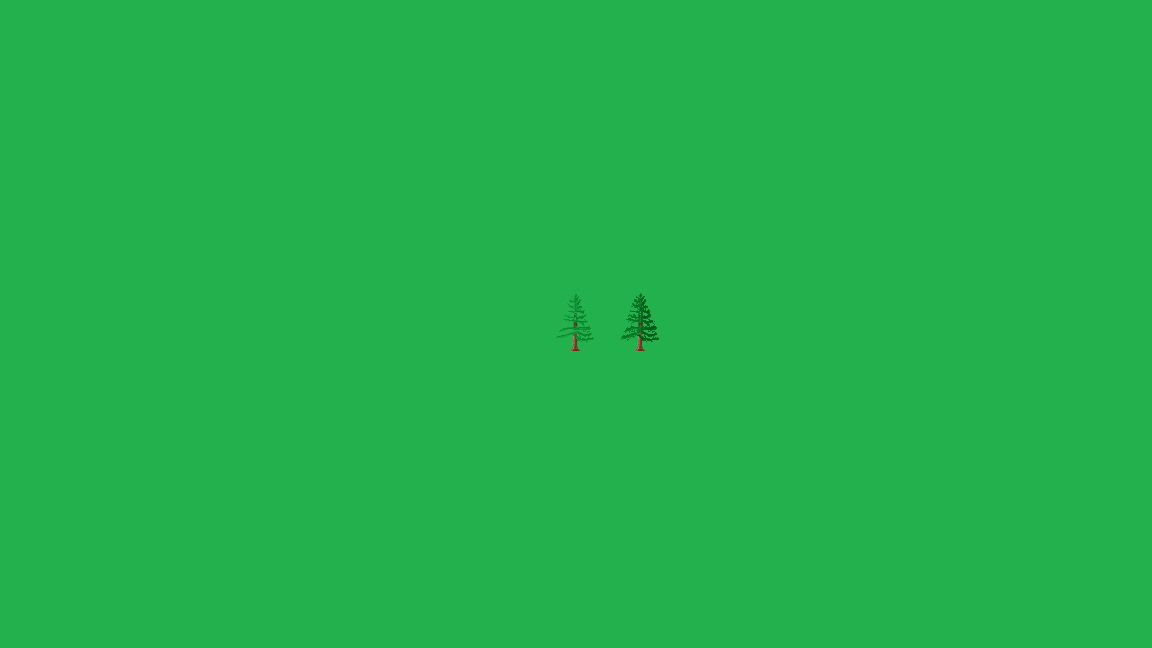
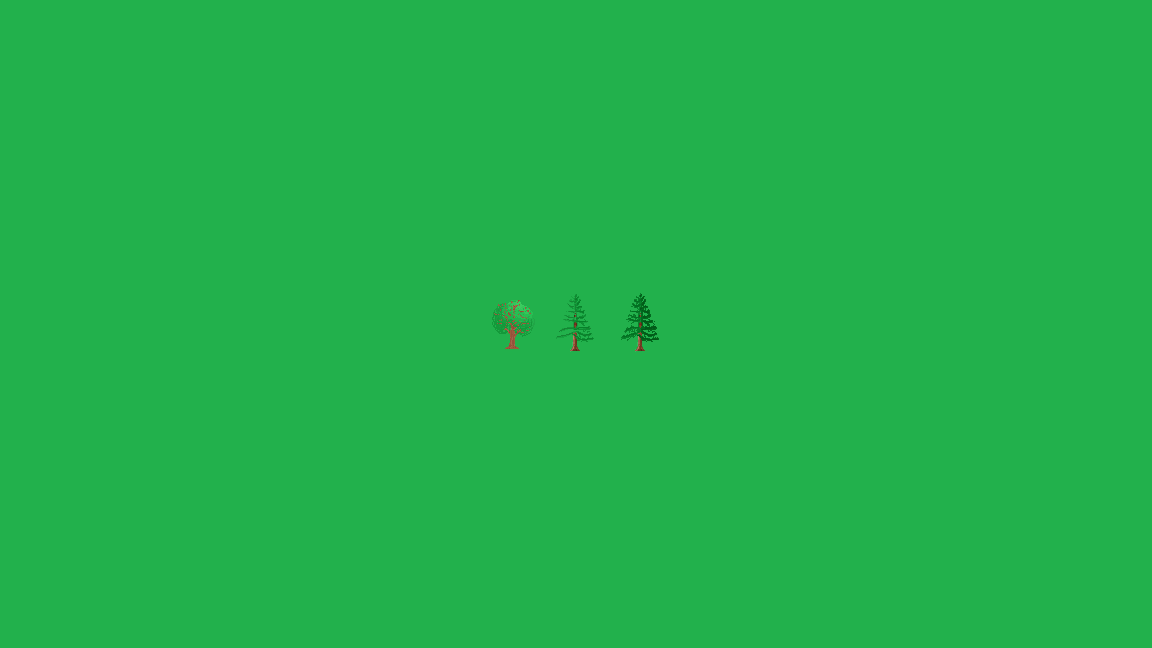
Before/after of a 1152×648 layered artwork. What changed in the layer stack:
added layer "tree3.png" above "tree2.png" over (x1=492, y1=300, x2=535, y2=349)
